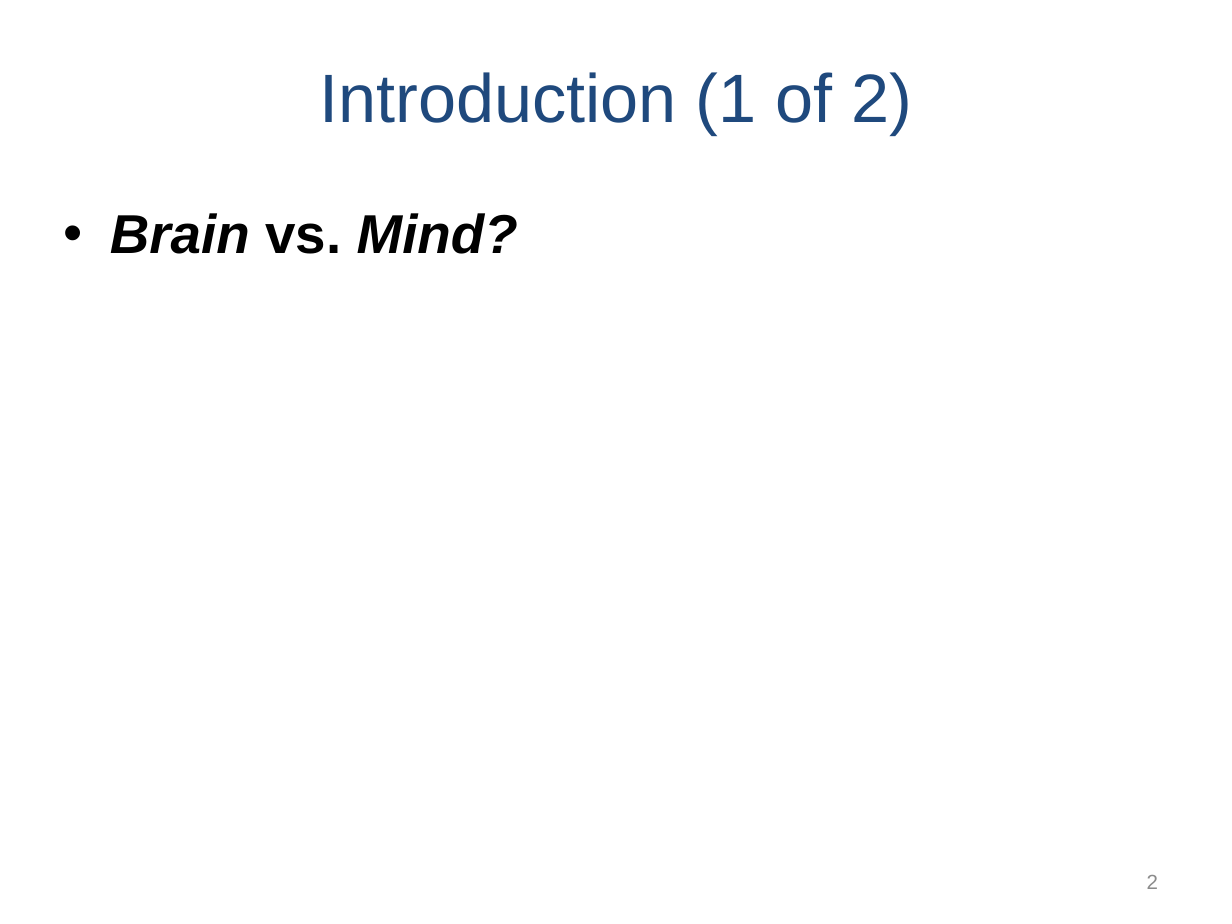
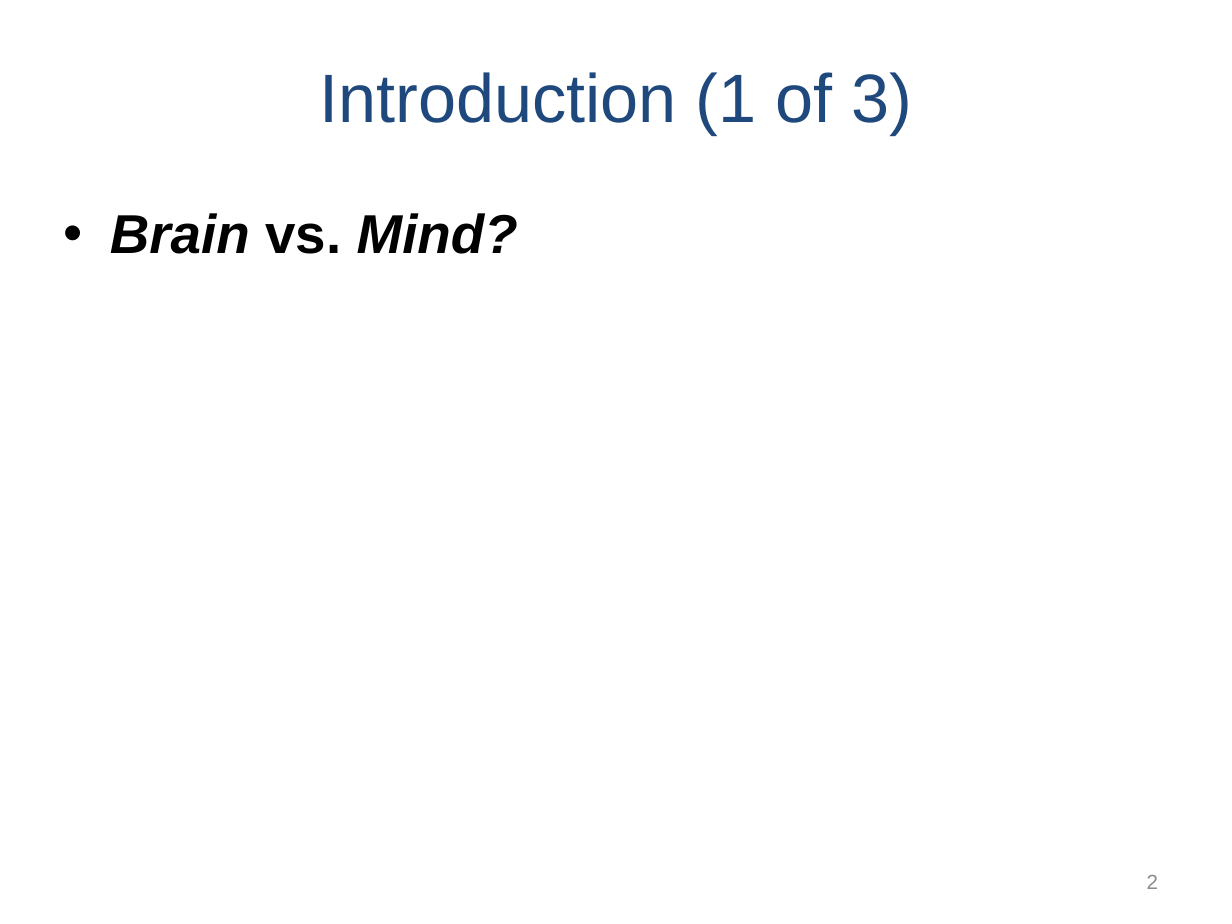
Before and after one commit to npm27/Teaching-Materials, a slide deck: slide 2 of Memory/Slides/Chapter 2.PPTX. Drawn at 1232x924 pixels with LibreOffice and Linux fonts; fonts in the diff are those of the drawing. Boxes give left, top, right and bottom in pixels: in the first picture for what was removed or moved away, otherwise in the second. Text is boxed around its words. In the diff, an @@ line names an element or a change of style, - is before the commit and + after.

```diff
--- a/Memory/Slides/Chapter 2.PPTX
+++ b/Memory/Slides/Chapter 2.PPTX
@@ title at (320, 72, 913, 135): text changed @@
-Introduction (1 of 2)
+Introduction (1 of 3)
```
Also in this commit, not shown: 1 other slide changed, 1 slide added, 16 other files.
